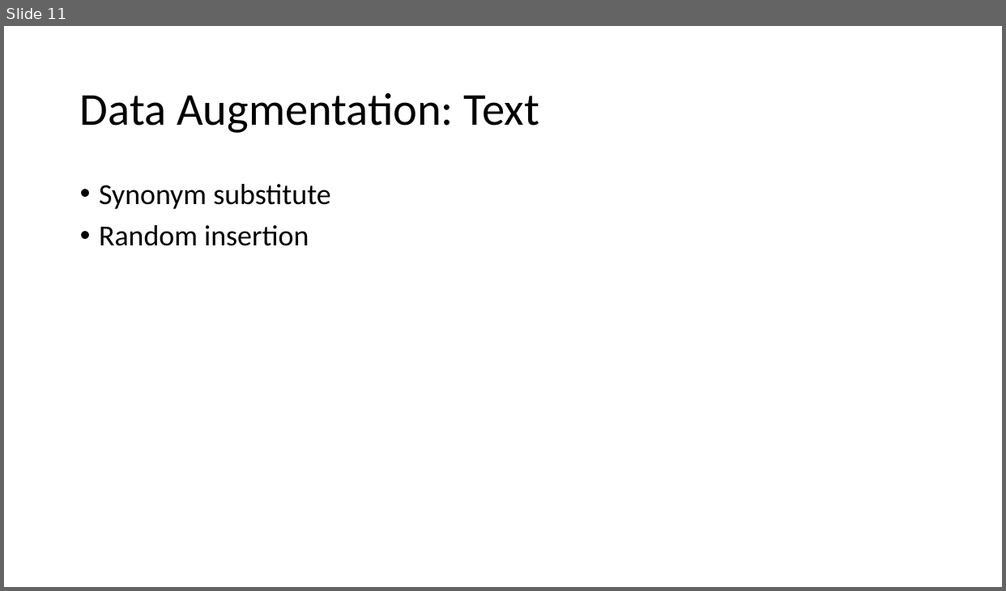
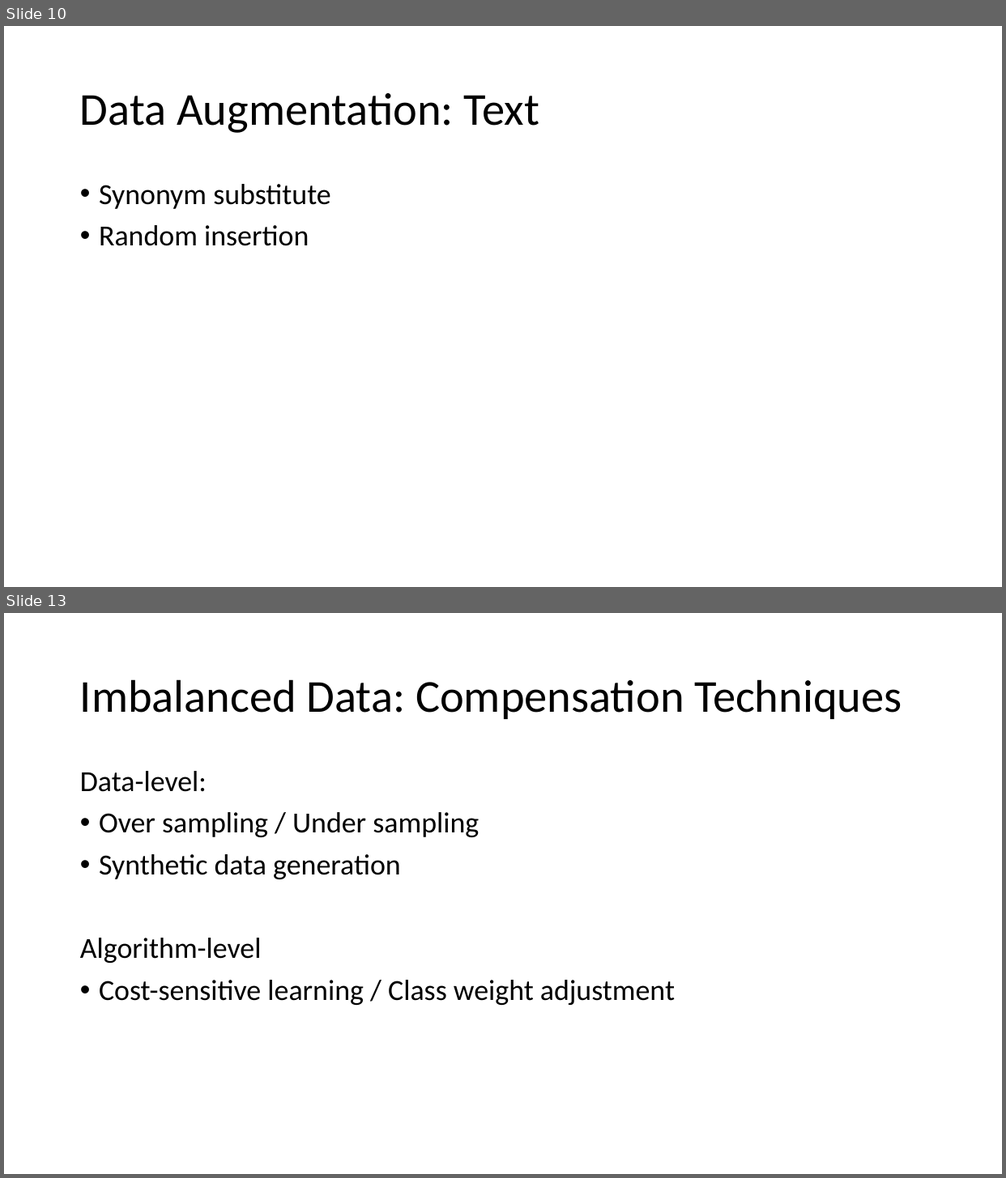
Before and after one commit to MICS-Lab/DeepLearningCourse, a slide deck: Slides_6.pptx. Shown one above the other, each under a label of ours: slide 11 before the commit, slides 10 and 13 after it; the slides between them are not shown. The pictures are 1006x591 and 1006x1178 pixels, drawn with LibreOffice and Linux fonts; fonts in the diff are those of the drawing. Boxes give left, top, right and bottom in pixels: in the first picture for what was removed or moved away, otherwise in the second. Text is boxed around its words. In the diff, an @@ line names an element or a change of style, - is before the commit and + after.

Commit message:
imbalanced data metrics

```diff
--- a/Slides_6.pptx
+++ b/Slides_6.pptx
@@ slide 13 added at <box>4,613,1002,1174</box>, background #FFFFFF @@
@@ title added at <box>80,679,902,719</box>, 44 pt, text #000000 @@
+Imbalanced Data: Compensation Techniques
@@ text added at <box>80,771,675,1005</box>, 28 pt, text #000000 @@
+Data-level:
+• Over sampling / Under sampling
+• Synthetic data generation
+Algorithm-level
+• Cost-sensitive learning / Class weight adjustment
@@ what was slide 11 is now slide 10 @@
```
Also in this commit, not shown: 1 slide changed, 1 other slide added.
